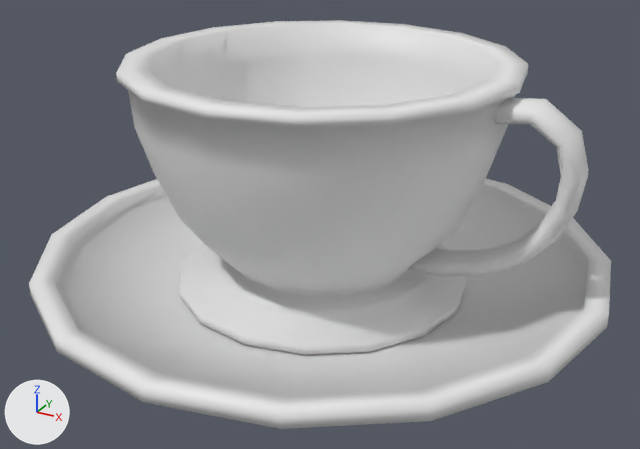
The FBX model Assets/Imports/M_Props/SM_Props_Tasse.fbx as it was, and as the next commit left it.
One viewpoint serves both versions: a camera (50 mm lens) standing at (0.137, -0.2509, 0.1529) and looking at (0.002, -0.0054, 0.0302). Lighting does not change. The marker at lower left points along +X, +Y and +Z. The older version comes first. Where no turn or scale is listed for an object, it has been applied to the vertices.

Names of what the first picture shows: 'SM_Coupelle_low', 'SM_Tasse_low'.
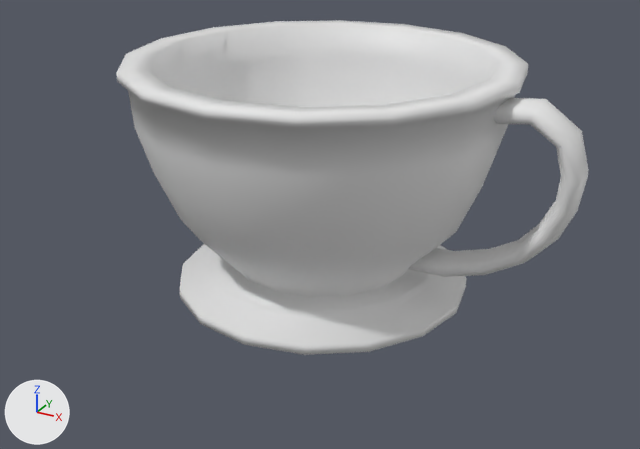
The newer file is also turned or shifted as a whole; pictures and numbers use the older file's frame.

What changed in the scene script:
```text
Remove ob_sm_coupelle_low:
    ob_sm_coupelle_low = bpy.data.objects.new('SM_Coupelle_low', me_cylinder_008)
    ob_sm_coupelle_low.location = (0.0, 0.0, 0.0)
```

Location of each change, (x1, y1, x2, y2) in pixels of the pictures (640 x 449 px):
'SM_Coupelle_low', deleted: before (29, 178, 611, 429)
